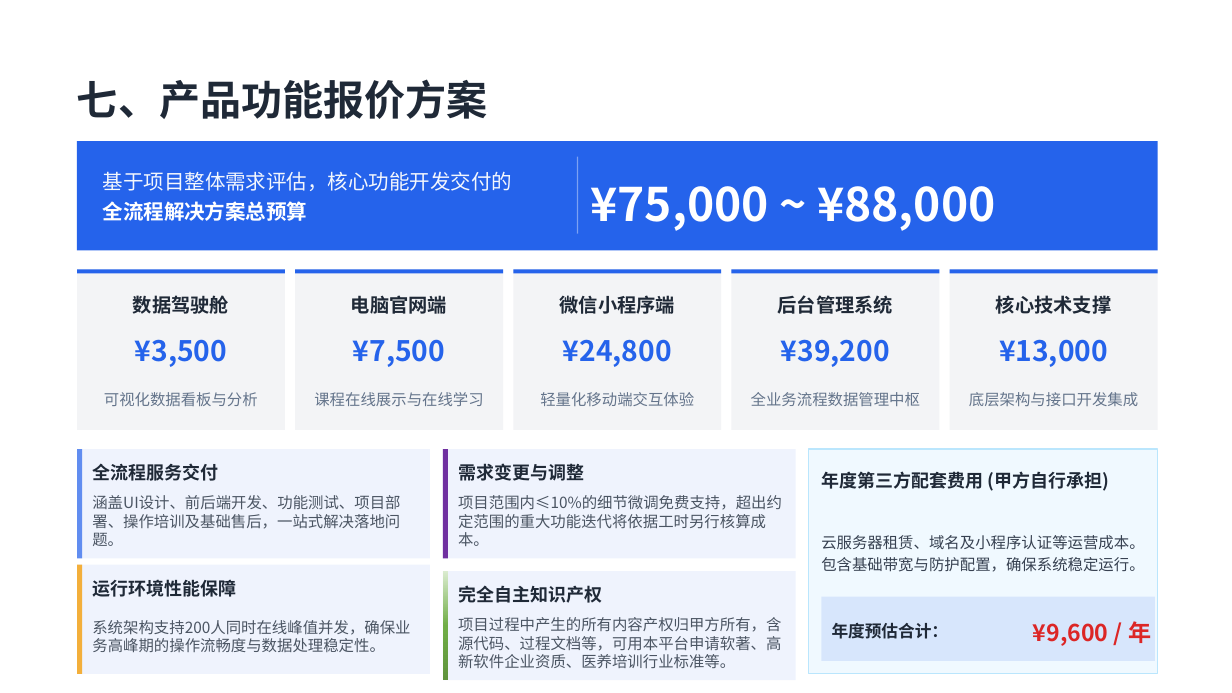
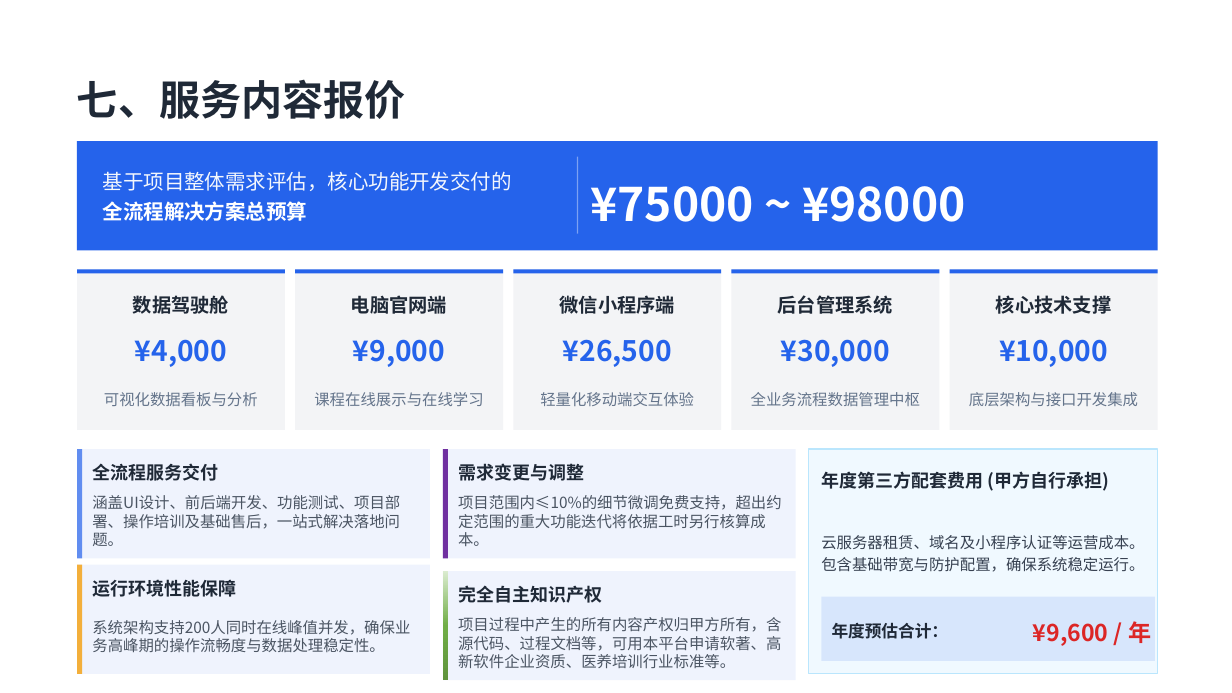
Before and after one commit to user007a/project, a slide deck: slide 27 of pro_sanzhutraining/docs/项目建设方案.pptx. Drawn at 1232x693 pixels with LibreOffice and Linux fonts; fonts in the diff are those of the drawing. Boxes give left, top, right and bottom in pixels: in the first picture for what was removed or moved away, otherwise in the second. Text is boxed around its words. In the diff, an @@ line names an element or a change of style, - is before the commit and + after.

```diff
--- a/pro_sanzhutraining/docs/项目建设方案.pptx
+++ b/pro_sanzhutraining/docs/项目建设方案.pptx
@@ text at box(77, 79, 406, 119): text changed @@
-七、产品功能报价方案
+七、服务内容报价
@@ text at box(590, 186, 966, 222): text changed @@
-¥75,000 ~ ¥88,000
+¥75000 ~ ¥98000
@@ text at box(135, 339, 227, 367): text changed @@
-¥3,500
+¥4,000
@@ text at box(353, 339, 445, 367): text changed @@
-¥7,500
+¥9,000
@@ text at box(563, 339, 672, 367): text changed @@
-¥24,800
+¥26,500
@@ text at box(781, 339, 890, 367): text changed @@
-¥39,200
+¥30,000
@@ text at box(999, 339, 1108, 367): text changed @@
-¥13,000
+¥10,000
```
Also in this commit, not shown: 1 other slide changed, 2 other files.
